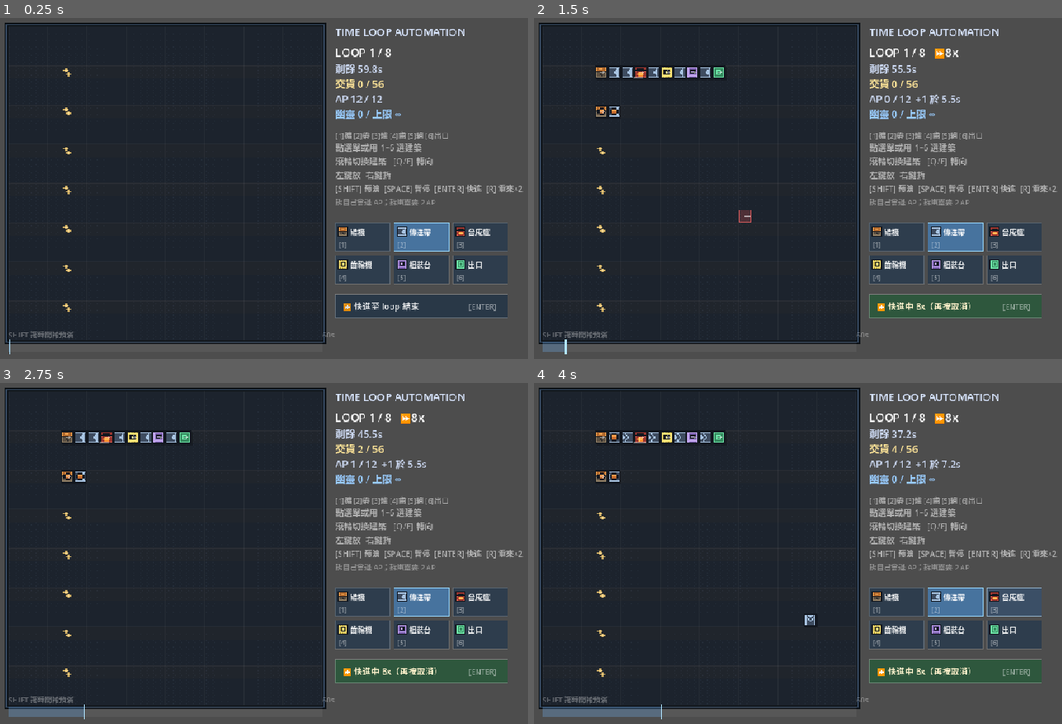
Above: before the commit, frames 1-4 (two rows, left to right).
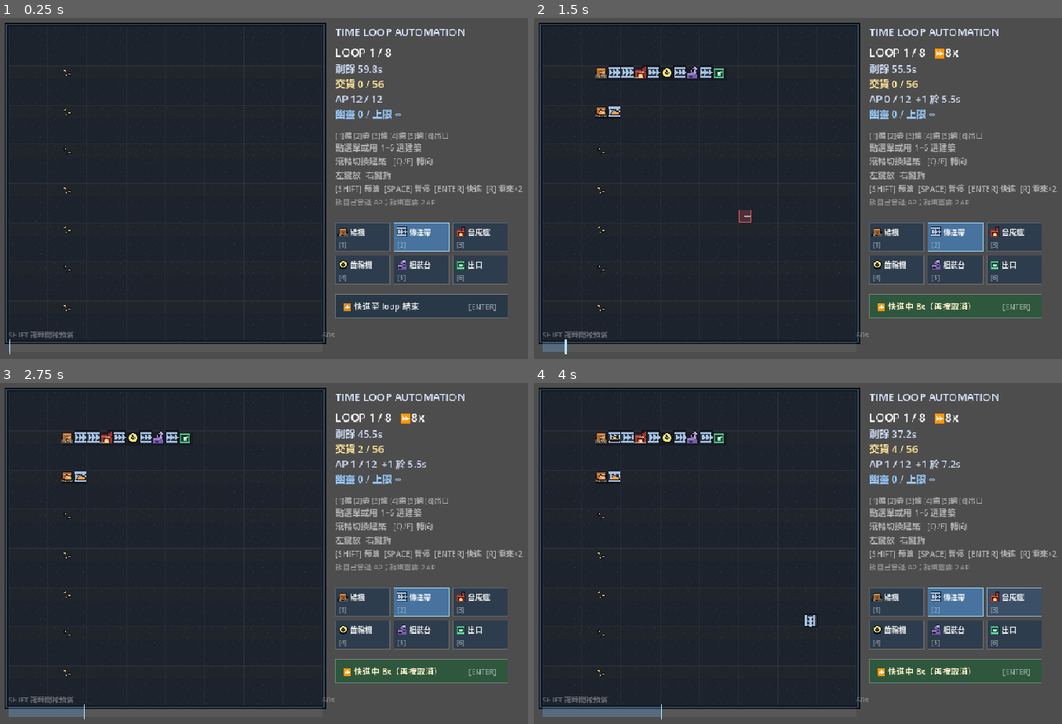
Above: after the commit, the same moments.

Repository: NoahYau/time-loop-mini-automation
Game: Godot game, scene res://scenes/sandbox.tscn
Two runs of this game, one before a commit and one after it. Both use one fixed random seed, a clock stepped at 60 frames per second and the inputs below.
Inputs (mouse positions are in pixels of both pictures, inside the frame that each line leads up to):
- Up to frame 1 (0.25 s): no input
- Up to frame 2 (1.5 s): tap Enter at 0.5 s; move the mouse to (977, 164) at 0.52 s; hold D 0.53-1.25 s; tap B at 0.6 s; click (977, 164) at 0.67 s; tap Space at 0.77, 1.25 s; drag from (713, 202) to (808, 253) at 1.27 s
- Up to frame 3 (2.75 s): move the mouse to (369, 471) at 2.02 s; hold D from 2.03 s (still down); tap E at 2.1 s
- Up to frame 4 (4 s): release D at 2.75 s; drag from (808, 618) to (650, 495) at 2.77 s; move the mouse to (1025, 601) at 3.52 s; hold A from 3.53 s (still down); tap G at 3.6 s; tap Space at 3.77 s

The runs differ from the first frame. In frame 1, 0.4% of the frame differs, in the area x 11-89%, y 14-87%; in frame 2, 0.9%; in frame 3, 0.9%; in frame 4, 1.0%, in the area x 11-89%, y 13-87%.

Commit message:
feat(art): 升到 20x20 畫格，重畫全部建築輪廓（鑽頭/煙囪/齒輪/機械臂/發光出口）

Diff:
--- a/game/scenes/sandbox.gd
+++ b/game/scenes/sandbox.gd
@@ -419,7 +419,7 @@
 		if b.has_out:
 			var ikey := _item_tex(b.item)
 			if art.has(ikey):
-				draw_texture_rect(art[ikey], Rect2(r.get_center() - Vector2(6, 6), Vector2(12, 12)), false, mod)
+				draw_texture_rect(art[ikey], Rect2(r.get_center() - Vector2(8, 8), Vector2(16, 16)), false, mod)
 			else:
 				draw_circle(r.get_center(), 4.6, _item_color(b.item))
 		if b.type == K.T_FURNACE:
Binary file changed: game/art/buildings/assembler.png
Binary file changed: game/art/buildings/belt_e_a.png
Binary file changed: game/art/buildings/belt_e_b.png
Binary file changed: game/art/buildings/belt_n_a.png
Binary file changed: game/art/buildings/belt_n_b.png
Binary file changed: game/art/buildings/belt_s_a.png
Binary file changed: game/art/buildings/belt_s_b.png
Binary file changed: game/art/buildings/belt_w_a.png
Binary file changed: game/art/buildings/belt_w_b.png
Binary file changed: game/art/buildings/furnace_a.png
Binary file changed: game/art/buildings/furnace_b.png
Binary file changed: game/art/buildings/gear.png
(and 8 more such lines)
